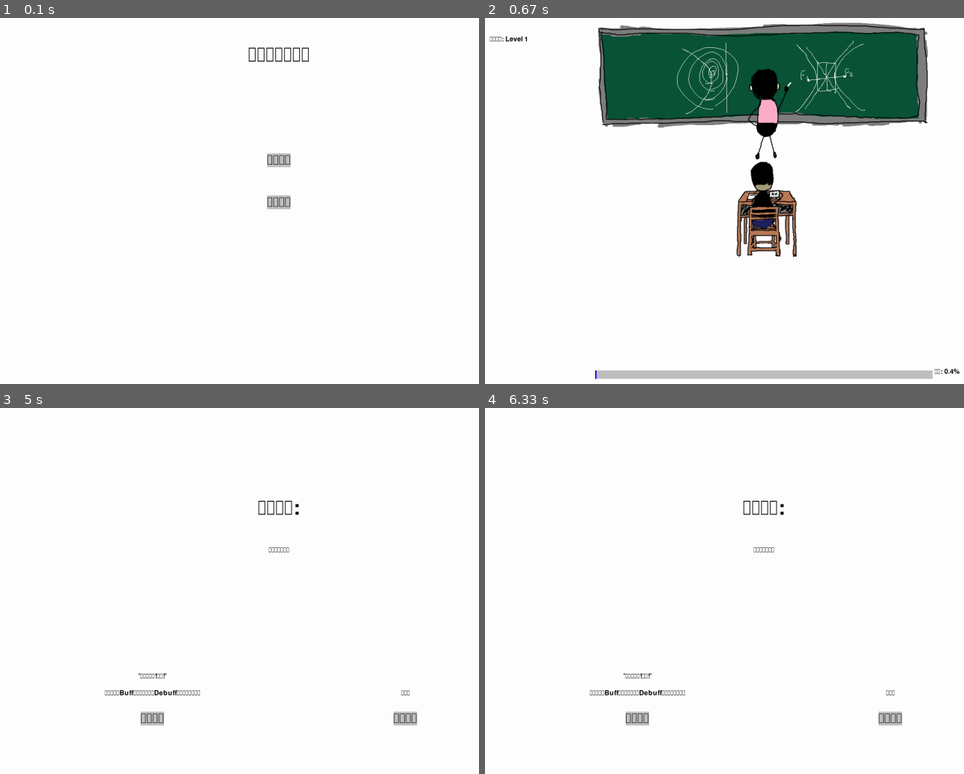
Above: before the commit, frames 1-4 (two rows, left to right).
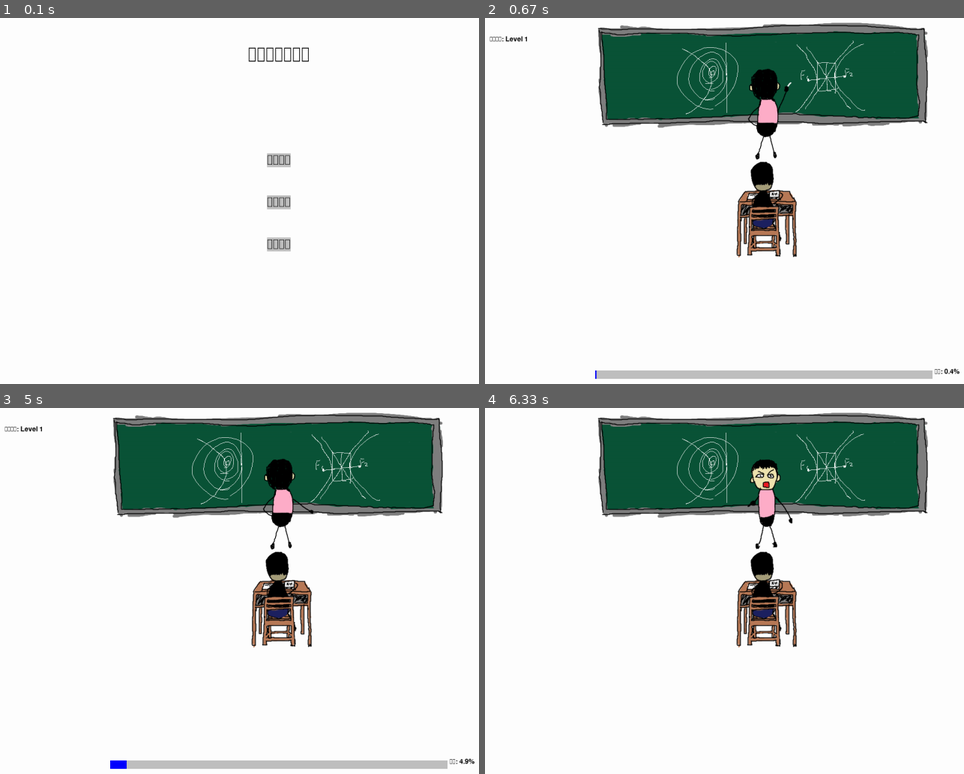
Above: after the commit, the same moments.

Repository: verdo568/east-line
Game: pygame game, started from script/eastLine.py
Two runs of this game, one before a commit and one after it. Both use one fixed random seed, a clock stepped at 60 frames per second and the inputs below.
Inputs (mouse positions are in pixels of both pictures, inside the frame that each line leads up to):
- Up to frame 1 (0.1 s): no input
- Up to frame 2 (0.67 s): press the mouse at (762, 160) at 0.37 s; move the mouse to (772, 237) at 0.47 s; release the mouse at (781, 314) at 0.6 s
- Up to frame 3 (5 s): tap Space at 3.67, 4.07, 4.37 s
- Up to frame 4 (6.33 s): no input

The runs differ from the first frame. In frame 1, 0.2% of the frame differs, in the area x 55-61%, y 59-64%; in frame 2, nothing differs; in frame 3, 23%, in the area x 0-100%, y 1-99%; in frame 4, 22%.

Commit message:
完成!!!

Diff:
--- a/script/eastLine.py
+++ b/script/eastLine.py
@@ -29,6 +29,7 @@
     inGame = 2
     gameOver = 3
     success = 4
+    ui = 5
 
 class EventType:
     mouseLeftButtonDown = 0
@@ -54,8 +55,34 @@
         image_rect = self.image.get_rect(center=screen_rect.center)
         screen.blit(self.image, image_rect)
 
+class EventText:
+    #text = [標題, 副標題, 選項1按鈕, 選項1標題, 選項1敘述, 選項2按鈕, 選項2標題, 選項2敘述]
+    text = [['突發事件:', '你是值日生被老師叫去倒垃圾', '好!我去', '值日之神', '放下遊戲進度，衝出去倒垃圾; 效果: 1.遊戲進度倒退', '不要!垃圾還沒滿', '但是我拒絕', '不去倒垃圾; 效果: 老師放下粉筆機率增加']
+            ,['突發事件:', '你被老師刁難了', '學分送你啦!乞丐!', '學分戰士', '直接嗆他; 效果: 1.遊戲速度加快 2.老師放下粉筆機率增加', '......', '沉默', '無效果']
+            ,['突發事件:', '老師解不出題目要你幫忙', '老師好菜喔!', '菜就多練', '老師被激怒; 效果: 趕課Level加一', '這題簡單!', '數學電神', '放下遊戲，快速找到老師算錯的地方; 效果: 遊戲進度倒退']]
+
 class SpecialEvent:
-    def type1():
+    def buff(progressBar, eastLine, choice, eventId):
+        match eventId:
+            case 0:
+                if choice == 1:
+                    progressBar.step -= 80
+                else:
+                    eastLine.timeBuff *= 0.75
+            case 1:
+                if choice == 1:
+                    progressBar.delayTime -= 50
+                    eastLine.timeBuff *= 0.75
+                else:
+                    pass
+            case 2:
+                if choice == 1:
+                    progressBar.addLevel += 1
+                else:
+                    progressBar.step -= 160
+
+    def type(progressBar, eastLine, eventId):
+        textList = EventText.text[eventId]
         onEvent = True
         while onEvent:
             for event in pygame.event.get():
@@ -64,29 +91,49 @@
                 elif event.type == pygame.MOUSEBUTTONUP:
                     EventType.mouseLeftButtonDown = False
             screen.fill((255, 255, 255))
-            text = font72.render("突發事件:" ,True, '#000000')
+
+            #標題
+            text = font72.render(textList[0] ,True, '#000000')
             screen.blit(text, text.get_rect(center=(screen_rect.centerx, screen_rect.centery-200)))
-            text = font24.render("你被老師刁難了", True, '#000000')
+
+            #副標題
+            text = font24.render(textList[1], True, '#000000')
             screen.blit(text, text.get_rect(center=(screen_rect.centerx, screen_rect.centery-100)))
-            #選項1
-            button_text = font48.render("學分戰士", True, "#000000", "#c0c0c0")
-            button_rect = button_text.get_rect(center=(screen_rect.centerx-300, screen_rect.centery+300))
-            screen.blit(button_text, button_rect)
-            text = font24.render("'學分送你啦!乞丐!'", True, "#000000")
+
+            #選項1按鈕
+            button1_text = font48.render(textList[2], True, "#000000", "#c0c0c0")
+            button1_rect = button1_text.get_rect(center=(screen_rect.centerx-300, screen_rect.centery+300))
+            screen.blit(button1_text, button1_rect)
+
+            #選項1標題
+            text = font24.render(textList[3], True, "#000000")
             screen.blit(text, text.get_rect(center=(screen_rect.centerx-300, screen_rect.centery+200)))
-            text = font24.render("直接嗆他；Buff遊戲進度加快；Debuff獲得老師特別關照", True, '#000000')
+
+            #選項1技能敘述
+            text = font24.render(textList[4], True, '#000000')
             screen.blit(text, text.get_rect(center=(screen_rect.centerx-300, screen_rect.centery+240)))
-            #選項2
-            button_text = font48.render("保持沉默", True, "#000000", "#c0c0c0")
-            button_rect = button_text.get_rect(center=(screen_rect.centerx+300, screen_rect.centery+300))
-            screen.blit(button_text, button_rect)
-            text = font24.render("無效果", True, '#000000')
+
+            #選項2按鈕
+            button2_text = font48.render(textList[5], True, "#000000", "#c0c0c0")
+            button2_rect = button2_text.get_rect(center=(screen_rect.centerx+300, screen_rect.centery+300))
+            screen.blit(button2_text, button2_rect)
+
+            #選項2標題
+            text = font24.render(textList[6], True, "#000000")
+            screen.blit(text, text.get_rect(center=(screen_rect.centerx+300, screen_rect.centery+200)))
+
+            #選項2技能敘述
+            text = font24.render(textList[7], True, '#000000')
             screen.blit(text, text.get_rect(center=(screen_rect.centerx+300, screen_rect.centery+240)))
+
             pygame.display.update()
-            if EventType.mouseLeftButtonDown and button_rect.collidepoint(pygame.mouse.get_pos()):
+            if EventType.mouseLeftButtonDown and button1_rect.collidepoint(pygame.mouse.get_pos()):
+                SpecialEvent.buff(progressBar, eastLine, 1, eventId)
                 onEvent = False
-            if EventType.mouseLeftButtonDown and button_rect.collidepoint(pygame.mouse.get_pos()):
+            if EventType.mouseLeftButtonDown and button2_rect.collidepoint(pygame.mouse.get_pos()):
+                SpecialEvent.buff(progressBar, eastLine, 2, eventId)
                 onEvent = False
+
 #東線
 class EastLine:
     def __init__(self):
@@ -103,6 +150,7 @@
         self.statusTimer = pygame.time.get_ticks()
         self.animationDelayTime = 400
         self.firstSwitch = True
+        self.timeBuff = 1
     #切換狀態
     def update(self, progressBar):
         fixTime = 1 / (1 + progressBar.level / 4)
@@ -117,7 +165,7 @@
                     self.image = Image.EastLine_writting[self.WriteId]
                 if self.firstSwitch:
                     self.firstSwitch = False
-                    self.statusTimer = pygame.time.get_ticks() + random.randint(int(3000 * fixTime), int(6000 * fixTime))
+                    self.statusTimer = pygame.time.get_ticks() + random.randint(int(3000 * fixTime * self.timeBuff), int(6000 * fixTime * self.timeBuff))
                 #切換
                 if pygame.time.get_ticks() > self.statusTimer:
                     self.status = self.down
@@ -125,10 +173,6 @@
             #放下粉筆
             case self.down:
                 self.image = Image.EastLine_down
-                if random.randint(1, 10) == 1:
-                    SpecialEvent.type1()
-                    self.status = self.write
-                    return
                 if self.firstSwitch:
                     self.firstSwitch = False
                     self.statusTimer = pygame.time.get_ticks() + random.randint(int(700 * fixTime), int(1500 * fixTime))
@@ -174,7 +218,9 @@
         self.delayTime = 100
         self.lookUp = False
         self.level = 1
-    def update(self):
+        self.addLevel = 0
+        self.event = [0, 0, 0]
+    def update(self, eastLine):
         userInput = pygame.key.get_pressed()
         if userInput[pygame.K_SPACE] == True:
             self.lookUp = True
@@ -188,7 +234,7 @@
         height = 20
         buttom = screen_rect.bottom
         top = screen_rect.top
-        self.level = self.step//80 + 1
+        self.level = self.step//80 + 1 + self.addLevel
         pygame.draw.rect(screen, "#c0c0c0", (left, buttom - 50, width, height))
         if self.lookUp:
             pygame.draw.rect(screen, "#ff0000", (left, buttom - 50, min(self.step, width), height))
@@ -197,6 +243,23 @@
         progress = min(float(self.step/8), 100)
         if progress >= 100:
             Scene.nowScene = Scene.success
+
+        if progress >= 30 and self.event[0] == False:
+            self.event[0] = True
+            SpecialEvent.type(self, eastLine, 0)
+            eastLine.firstSwitch = True
+            eastLine.status = eastLine.write
+        if progress >= 50 and self.event[1] == False:
+            self.event[1] = True
+            SpecialEvent.type(self, eastLine, 1)
+            eastLine.firstSwitch = True
+            eastLine.status = eastLine.write
+        if progress >= 80 and self.event[2] == False:
+            self.event[2] = True
+            SpecialEvent.type(self, eastLine, 2)
+            eastLine.firstSwitch = True
+            eastLine.status = eastLine.write
+
         text = font24.render(f'進度: {progress:.1f}%', True, '#000000')
         screen.blit(text, (left + width + 5, buttom - 55))
         text = font24.render(f'趕課等級: Level {self.level}', True, '#000000')
@@ -242,11 +305,59 @@
         if EventType.mouseLeftButtonDown and button_rect.collidepoint(pygame.mouse.get_pos()):
             Scene.nowScene = Scene.inGame
             Scene.init = True
-        ad_button_text = font48.render("教學影片", True, "#000000", "#c0c0c0")
-        ad_button_rect = ad_button_text.get_rect(center=screen_rect.center)
+        howPlay_button_text = font48.render("操作方法", True, "#000000", "#c0c0c0")
+        howPlay_button_rect = howPlay_button_text.get_rect(center=screen_rect.center)
+        screen.blit(howPlay_button_text, howPlay_button_rect)
+        if EventType.mouseLeftButtonDown and howPlay_button_rect.collidepoint(pygame.mouse.get_pos()):
+            howPlay = True
+            while howPlay:
+                screen.fill((255, 255, 255))
+                for event in pygame.event.get():
+                    if event.type == pygame.MOUSEBUTTONDOWN:
+                        EventType.mouseLeftButtonDown = True
+                    elif event.type == pygame.MOUSEBUTTONUP:
+                        EventType.mouseLeftButtonDown = False
+                text = font72.render("操作方法" ,True, '#000000')
+                screen.blit(text, text.get_rect(center=(screen_rect.centerx, screen_rect.centery-200)))
+                text = font24.render("按住空白鍵切換上課姿勢", True, '#000000')
+                screen.blit(text, text.get_rect(center=(screen_rect.centerx, screen_rect.centery-100)))
+                button_text = font48.render("返回", True, "#000000", "#c0c0c0")
+                button_rect = button_text.get_rect(center=(screen_rect.centerx, screen_rect.centery+300))
+                screen.blit(button_text, button_rect)
+                pygame.display.update()
+                if EventType.mouseLeftButtonDown and button_rect.collidepoint(pygame.mouse.get_pos()):
+                    howPlay = False
+
+        ad_button_text = font48.render("觀看廣告", True, "#000000", "#c0c0c0")
+        ad_button_rect = ad_button_text.get_rect(center=(screen_rect.centerx, screen_rect.centery+100))
         screen.blit(ad_button_text, ad_button_rect)
         if EventType.mouseLeftButtonDown and ad_button_rect.collidepoint(pygame.mouse.get_pos()):
-            webbrowser.open("https://www.youtube.com/watch?v=dQw4w9WgXcQ")
+            ad = True
+            while ad:
+                screen.fill((255, 255, 255))
+                for event in pygame.event.get():
+                    if event.type == pygame.MOUSEBUTTONDOWN:
+                        EventType.mouseLeftButtonDown = True
+                    elif event.type == pygame.MOUSEBUTTONUP:
+                        EventType.mouseLeftButtonDown = False
+
+                text = font48.render("同作者遊戲: 光照窮途End of Light DEMO版已推出" ,True, '#000000')
+                text_rect = text.get_rect(center=(screen_rect.centerx, screen_rect.centery-100))
+                screen.blit(text, text_rect)
+
+                button_text = font48.render("遊玩連結", True, "#000000", "#c0c0c0")
+                button_rect = button_text.get_rect(center=(screen_rect.centerx, screen_rect.centery+200))
+                screen.blit(button_text, button_rect)
+                if EventType.mouseLeftButtonDown and button_rect.collidepoint(pygame.mouse.get_pos()):
+                    webbrowser.open("https://csy-games.itch.io/end-of-light")
+
+                button_text = font48.render("返回", True, "#000000", "#c0c0c0")
+                button_rect = button_text.get_rect(center=(screen_rect.centerx, screen_rect.centery+300))
+                screen.blit(button_text, button_rect)
+
+                pygame.display.update()
+                if EventType.mouseLeftButtonDown and button_rect.collidepoint(pygame.mouse.get_pos()):
+                    ad = False
 
 def main():
     player = Player()
@@ -278,7 +389,7 @@
                 screen.fill((255, 255, 255))
                 player.update()
                 eastline.update(progressBar)
-                progressBar.update()
+                progressBar.update(eastline)
             case Scene.gameOver:
                 screen.fill((255, 255, 255))
                 gameOver.update()
